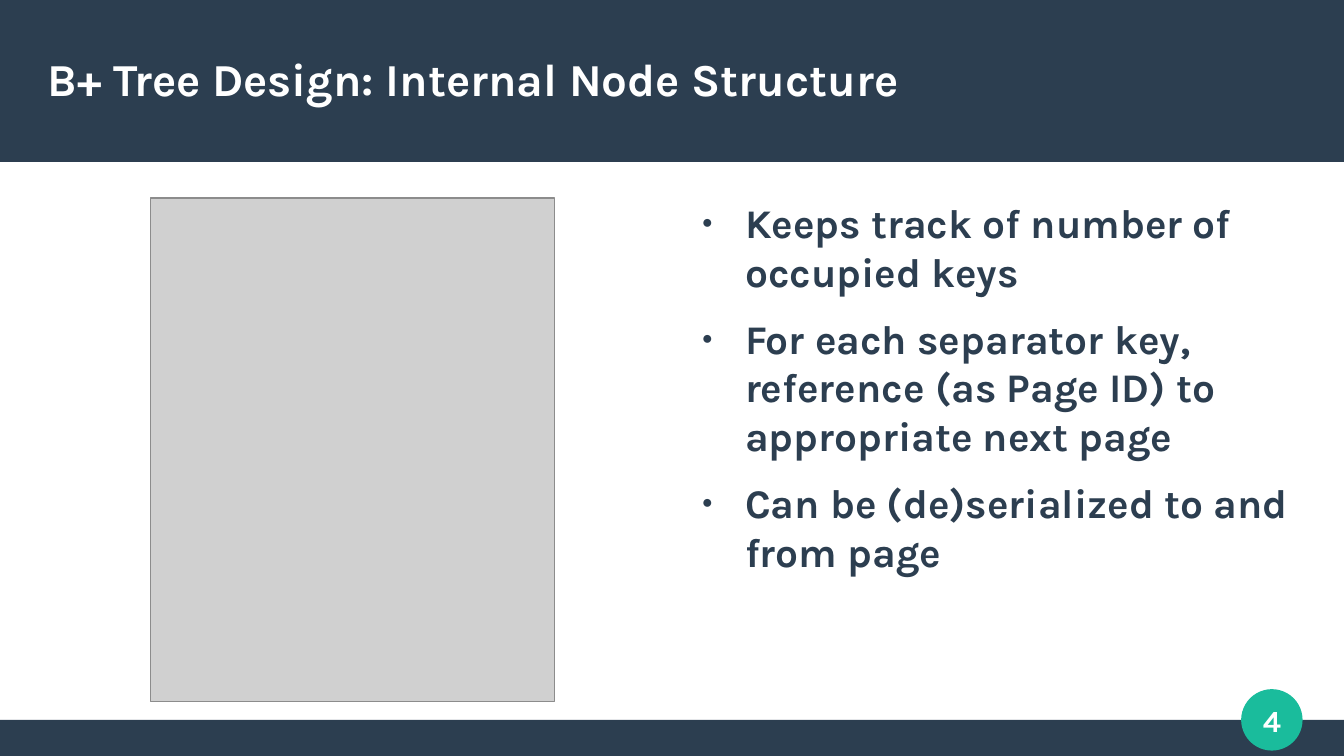
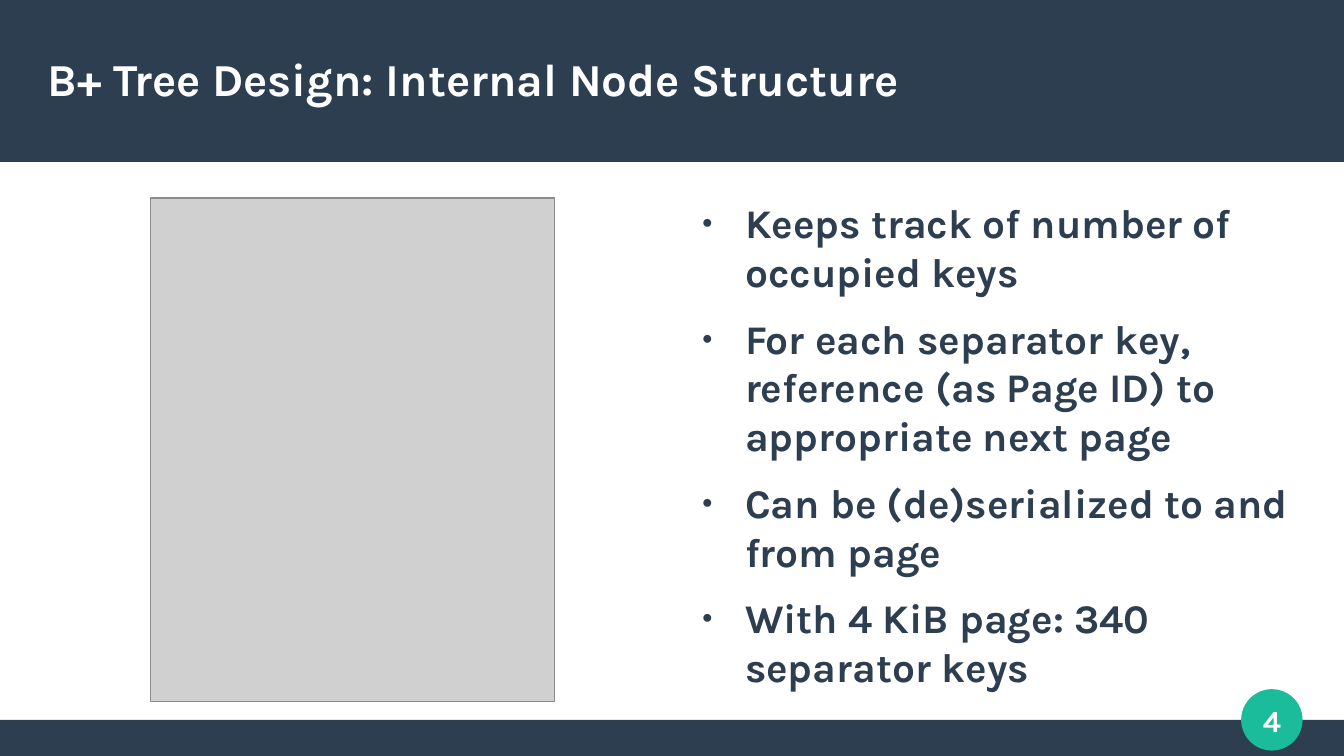
Before and after one commit to tobiasfamos/KVStore, a slide deck: slide 4 of presentation/presentation.odp. Drawn at 1344x756 pixels with LibreOffice and Linux fonts; fonts in the diff are those of the drawing; grey boxes stand for pictures. Boxes give left, top, right and bottom in pixels: in the first picture for what was removed or moved away, otherwise in the second. Text is boxed around its words. In the diff, an @@ line names an element or a change of style, - is before the commit and + after.

```diff
--- a/presentation/presentation.odp
+++ b/presentation/presentation.odp
@@ text at (745, 604, 1149, 692): paragraph added @@
+● With 4 KiB page: 340 separator keys
```
Also in this commit, not shown: 4 other slides changed, 5 slides added, 2 slides removed, 3 other files.
